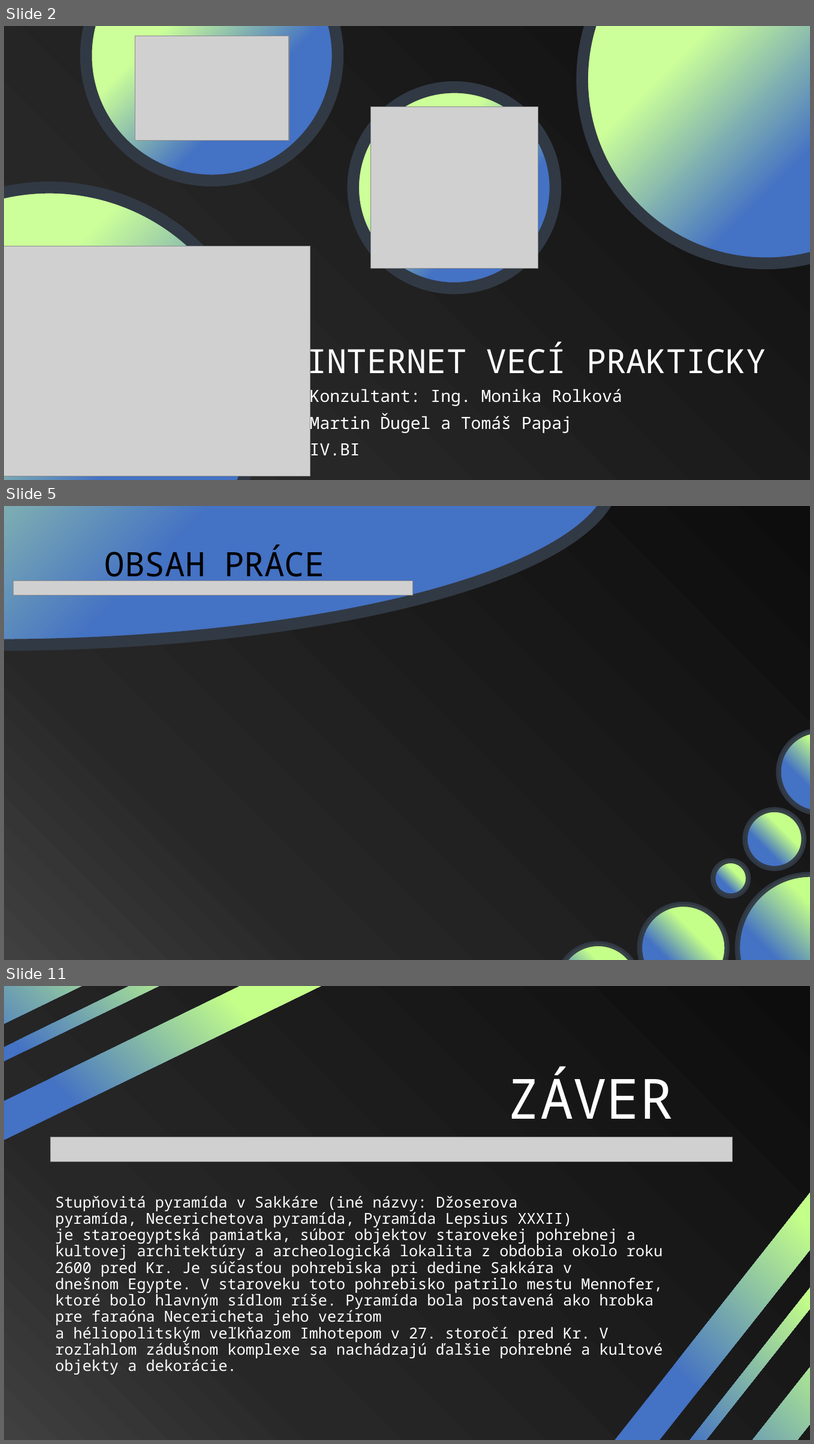
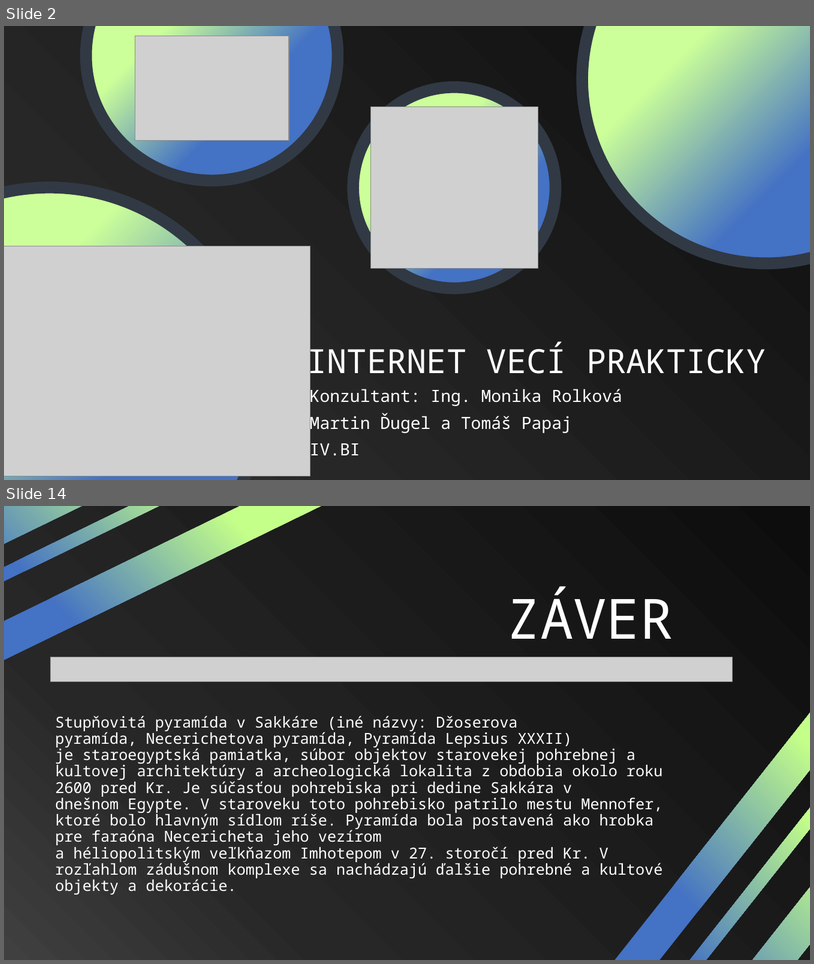
Before and after one commit to Moriacik/SOC, a slide deck: prezentácia-finálna-v2.pptx. Shown one above the other, each under a label of ours: slides 2, 5 and 11 before the commit, slides 2 and 14 after it; the slides between them are not shown. The pictures are 814x1444 and 814x964 pixels, drawn with LibreOffice and Linux fonts; fonts in the diff are those of the drawing; grey boxes stand for pictures. Boxes give left, top, right and bottom in pixels: in the first picture for what was removed or moved away, otherwise in the second. Text is boxed around its words. In the diff, an @@ line names an element or a change of style, - is before the commit and + after.

```diff
--- a/prezentácia-finálna-v2.pptx
+++ b/prezentácia-finálna-v2.pptx
@@ slide 5 removed at bbox=[4, 506, 810, 960], background #FFFFFF @@
@@ rectangle removed at bbox=[4, 506, 810, 960] @@
@@ ellipse removed at bbox=[4, 506, 615, 645] @@
@@ text removed at bbox=[105, 552, 206, 585] @@
-OBSAH
@@ text removed at bbox=[224, 545, 325, 585] @@
-PRÁCE
@@ picture removed at bbox=[14, 580, 414, 595] @@
@@ ellipse removed at bbox=[779, 730, 810, 813] @@
@@ ellipse removed at bbox=[746, 810, 804, 868] @@
@@ ellipse removed at bbox=[714, 861, 749, 895] @@
@@ ellipse removed at bbox=[738, 874, 810, 960] @@
@@ ellipse removed at bbox=[641, 904, 728, 960] @@
@@ ellipse removed at bbox=[558, 943, 640, 960] @@
@@ what was slide 11 is now slide 14 @@
```
Also in this commit, not shown: 3 slides changed, 8 slides added, 3 other slides removed.
